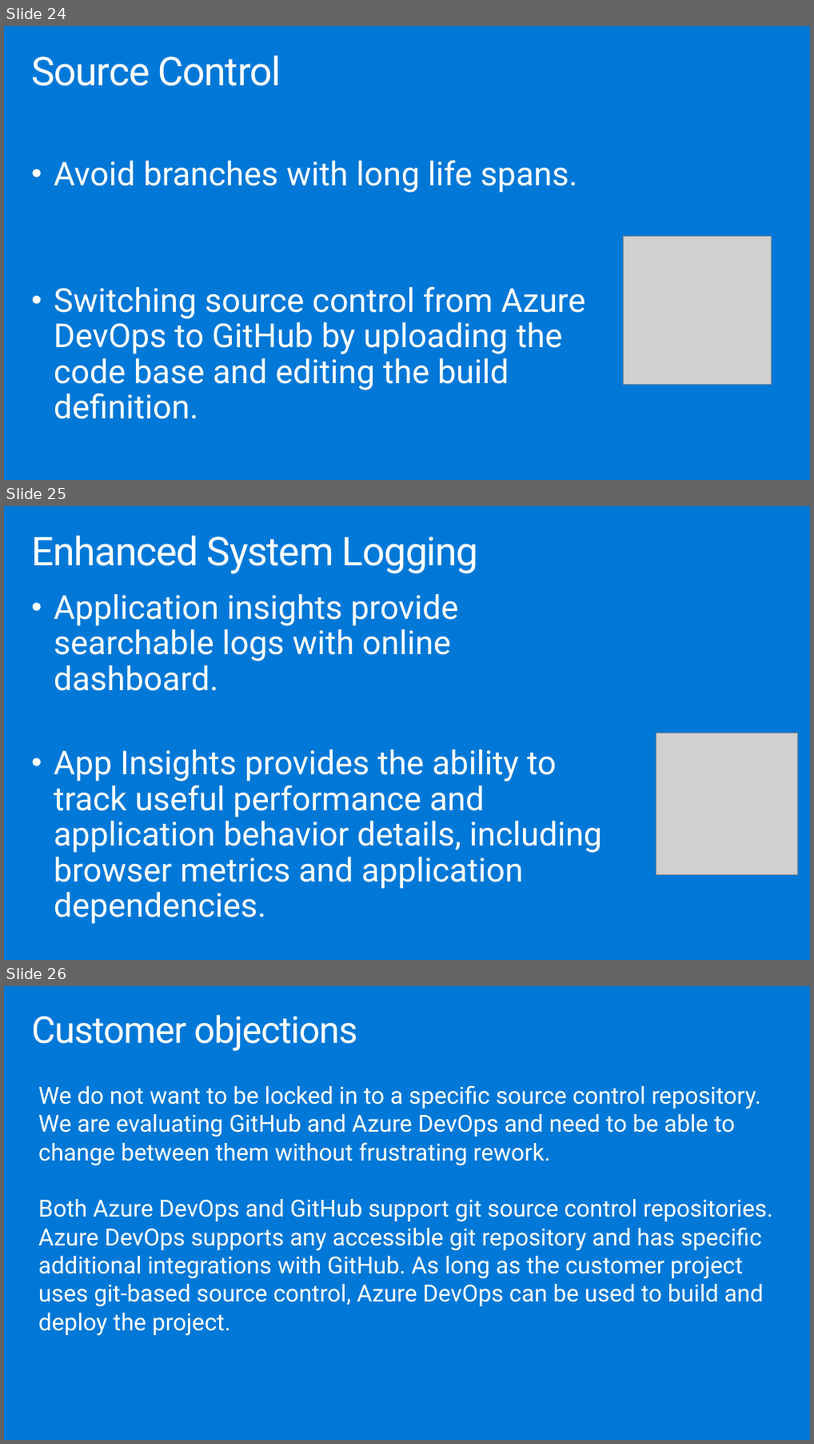
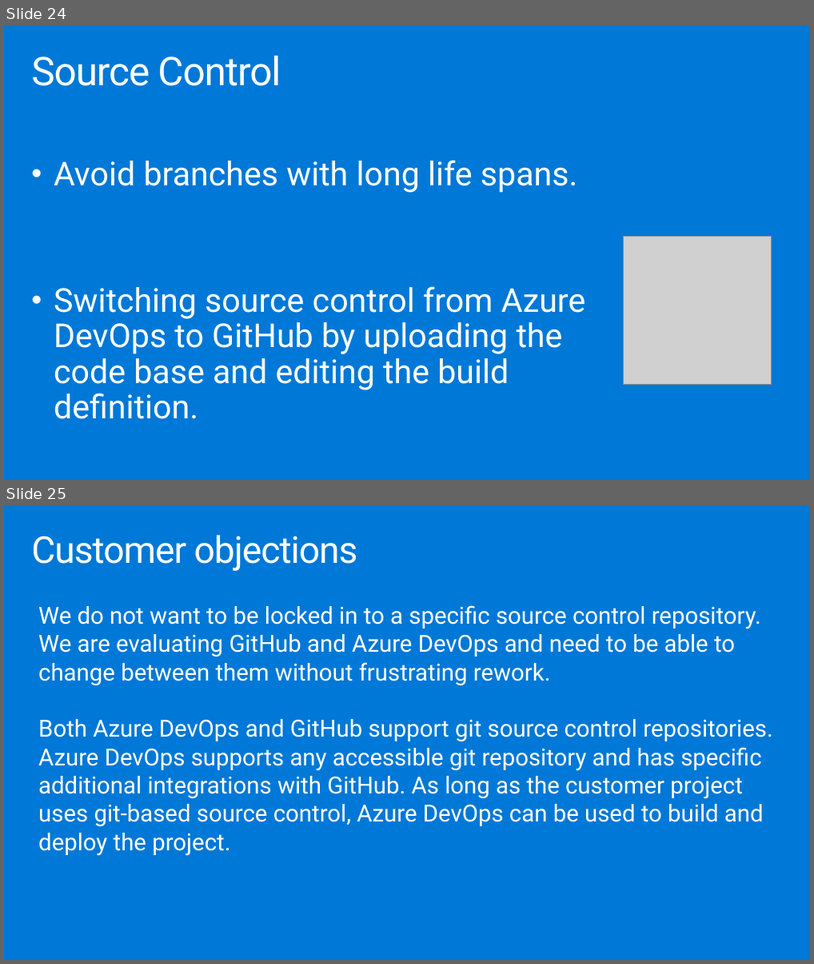
Before and after one commit to yashmadan123/MCW-Continuous-delivery-in-Azure-DevOps, a slide deck: Whiteboard design session/WDS trainer presentation - Continuous delivery in Azure DevOps.pptx. Shown one above the other, each under a label of ours: slides 24, 25 and 26 before the commit, slides 24 and 25 after it. The pictures are 814x1444 and 814x964 pixels, drawn with LibreOffice and Linux fonts; fonts in the diff are those of the drawing; grey boxes stand for pictures. Boxes give left, top, right and bottom in pixels: in the first picture for what was removed or moved away, otherwise in the second. Text is boxed around its words. In the diff, an @@ line names an element or a change of style, - is before the commit and + after.

```diff
--- a/Whiteboard design session/WDS trainer presentation - Continuous delivery in Azure DevOps.pptx
+++ b/Whiteboard design session/WDS trainer presentation - Continuous delivery in Azure DevOps.pptx
@@ slide 25 removed at box(4, 506, 810, 960), background #0078D7 @@
@@ title removed at box(31, 536, 479, 574) @@
-Enhanced System Logging
@@ text removed at box(54, 594, 602, 924) @@
-• Application insights provide searchable logs with online dashboard.
-• App Insights provides the ability to track useful performance and application behavior details, including browser metrics and application dependencies.
@@ picture removed at box(656, 733, 798, 875) @@
@@ what was slide 26 is now slide 25 @@
```
Also in this commit, not shown: 3 slides changed, 1 other file.
